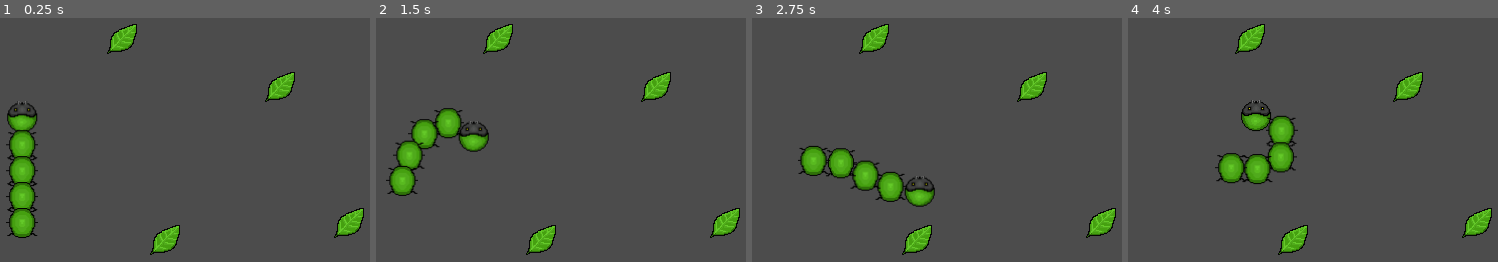
Above: before the commit, frames 1-4 (left to right).
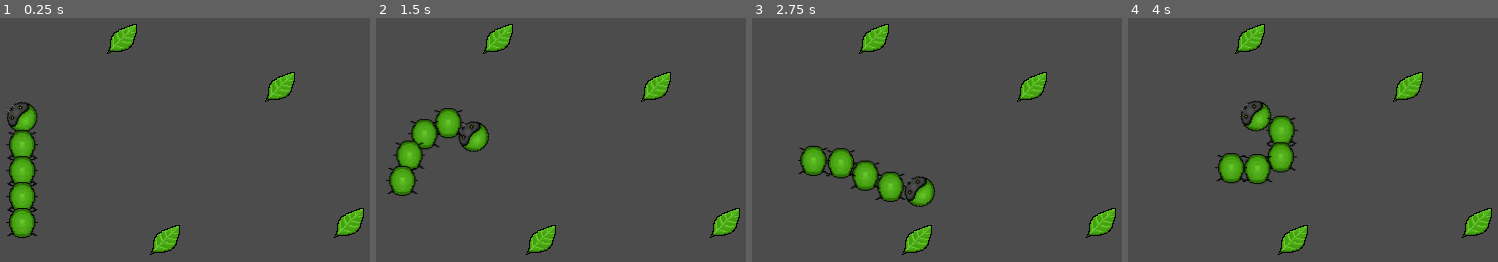
Above: after the commit, the same moments.

Repository: thatnick/grow-grow
Game: Godot game, scene res://scenes/Main.tscn
The game is run twice, just before and just after one commit, with the same random seed, the same clock (stepped at 60 frames per second) and the same inputs.
Inputs:
- Up to frame 1 (0.25 s): no input
- Up to frame 2 (1.5 s): tap Enter at 0.5 s; hold Right (ui_right) 0.53-1.28 s; hold Down (ui_down) from 1.28 s (still down)
- Up to frame 3 (2.75 s): release Down (ui_down) at 2.03 s; hold Right (ui_right) from 2.03 s (still down)
- Up to frame 4 (4 s): release Right (ui_right) at 2.78 s; hold Up (ui_up) 2.78-3.53 s; hold Left (ui_left) from 3.53 s (still down)

The runs differ from the first frame. In frame 1, 0.4% of the frame differs, in the area x 1-10%, y 34-47%; in frame 2, 0.4%; in frame 3, 0.4%; in frame 4, 0.4%, in the area x 30-39%, y 33-47%.

Commit message:
head rotation added but buggy

Diff:
--- a/scenes/Head.tscn
+++ b/scenes/Head.tscn
@@ -13,4 +13,5 @@
 shape = SubResource( 1 )
 
 [node name="Sprite" type="Sprite" parent="."]
+rotation = 1.5708
 texture = ExtResource( 2 )
--- a/scenes/player.tscn
+++ b/scenes/player.tscn
@@ -5,6 +5,7 @@
 [ext_resource path="res://scripts/Player.gd" type="Script" id=3]
 
 [node name="player" type="Node2D"]
+position = Vector2( 0, 2 )
 script = ExtResource( 3 )
 
 [node name="PhysicHead" parent="." instance=ExtResource( 2 )]
--- a/scripts/Head.gd
+++ b/scripts/Head.gd
@@ -1,10 +1,14 @@
 extends KinematicBody2D
 
 var velocity = Vector2(0, 0)
+var direction = Vector2(0,0)
 const SPEED = 100
 
 func _physics_process(delta):
 	velocity.x = Input.get_action_strength("ui_right") - Input.get_action_strength("ui_left")
 	velocity.y = Input.get_action_strength("ui_down") - Input.get_action_strength("ui_up")
 
+	direction = position + velocity
+	look_at(direction)
+	print(direction)
 	velocity = move_and_slide(velocity.normalized() * SPEED)
--- a/scripts/player.gd
+++ b/scripts/player.gd
@@ -1,6 +1,10 @@
 extends Node
 
 var tail = preload("res://scenes/Tail.tscn")
+
+#ideally we would want to work out the offset to be the radius of the collision shape of the new_tail plus the 0
+const offset = 32
+
 
 func _physics_process(delta):
 	pass
@@ -14,6 +18,5 @@
 	var new_tail = tail.instance()
 	var last_tail = get_child(get_child_count() - 1)
 	print(str(last_tail.name))
-	# Position of new tail below TODO FIX THIS
 	new_tail.position = last_tail.position
 	add_child(new_tail)
